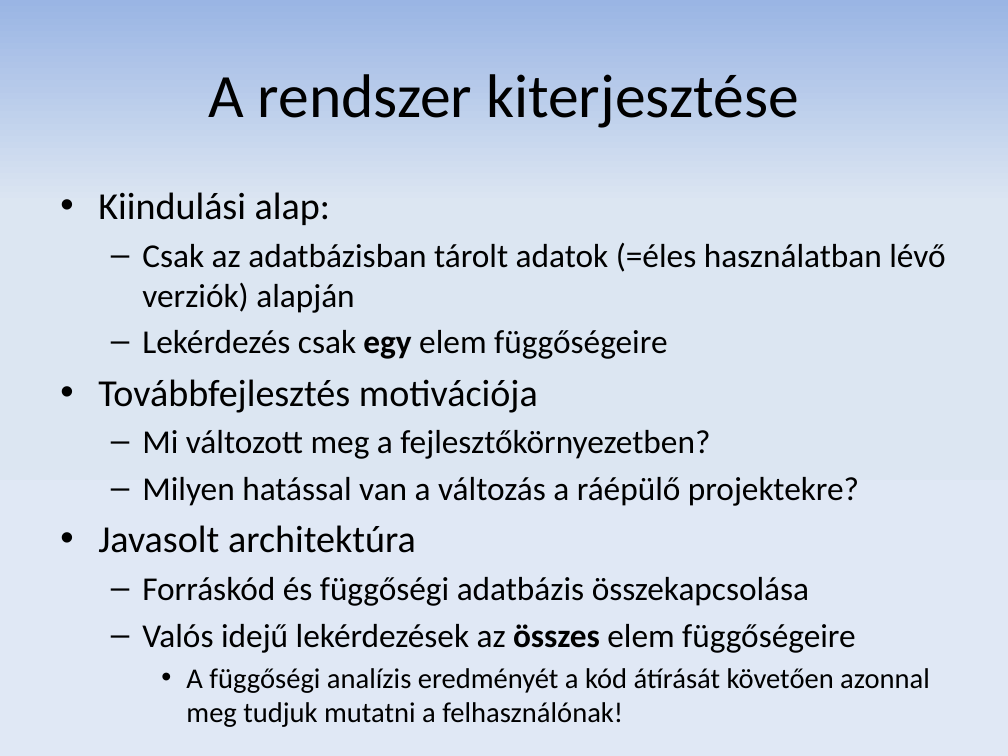
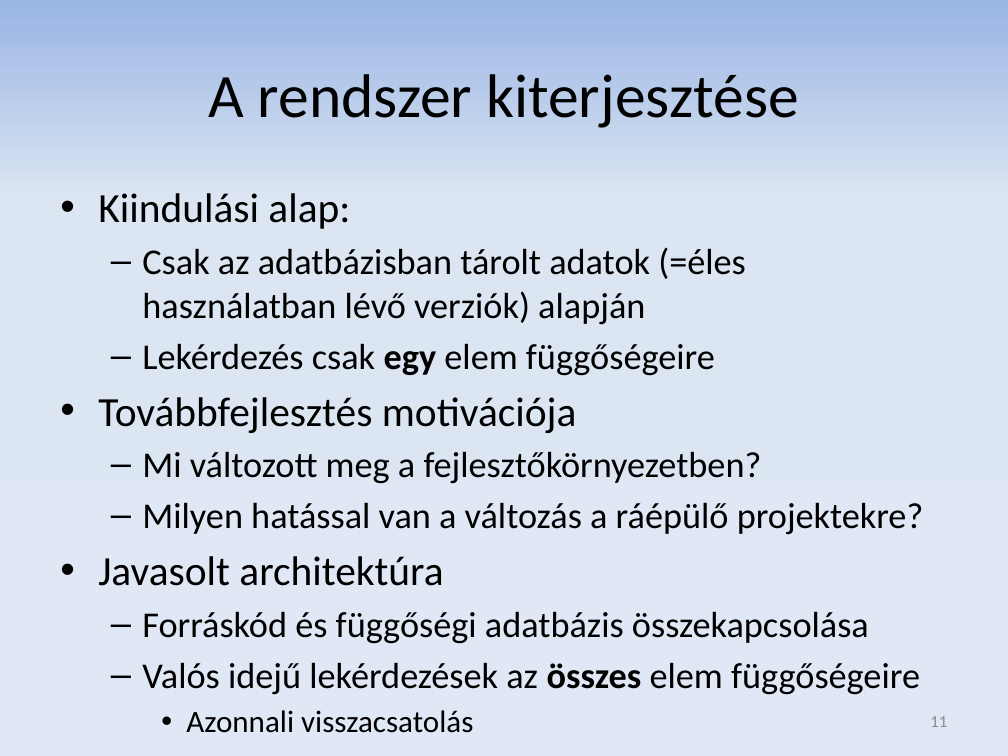
Before and after one commit to donat/incquery-deps, a slide deck: slide 11 of incquery-deps-documentation/presentation/tdk_pres_hu_v2.pptx. Drawn at 1008x756 pixels with LibreOffice and Linux fonts; fonts in the diff are those of the drawing. Boxes give left, top, right and bottom in pixels: in the first picture for what was removed or moved away, otherwise in the second. Text is boxed around its words. In the diff, an @@ line names an element or a change of style, - is before the commit and + after.

```diff
--- a/incquery-deps-documentation/presentation/tdk_pres_hu_v2.pptx
+++ b/incquery-deps-documentation/presentation/tdk_pres_hu_v2.pptx
@@ text at (98,193,924,695): size 27.2 to 29.6 pt in "Kiindulási alap:", "Továbbfejlesztés motivációja", "Javasolt architektúra"; size 23.8 to 25.9 pt in "Csak az adatbázisban tárolt adatok (=éles használatban ...", "Lekérdezés csak egy elem függőségeire", "Mi változott meg a fejlesztőkörnyezetben?", "Milyen hatással van a változás a ráépülő ..." and 2 more places @@
@@ text at (186,668,930,693): text changed; size 20.4 to 22.2 pt @@
-    • A függőségi analízis eredményét a kód átírását követően azonnal meg tudjuk mutatni a felhasználónak!
+    • Azonnali visszacsatolás
@@ page number added at (930,716,947,727), 12 pt, text #8C8C8C @@
+11
```
Also in this commit, not shown: 20 other slides changed.
